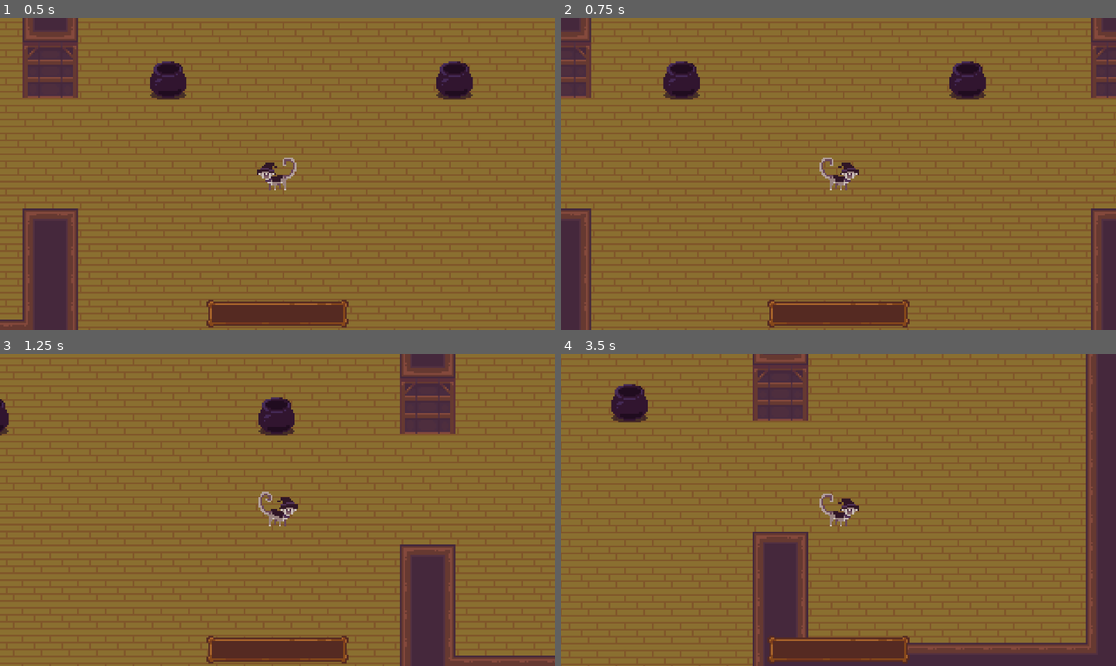
Above: before the commit, frames 1-4 (two rows, left to right).
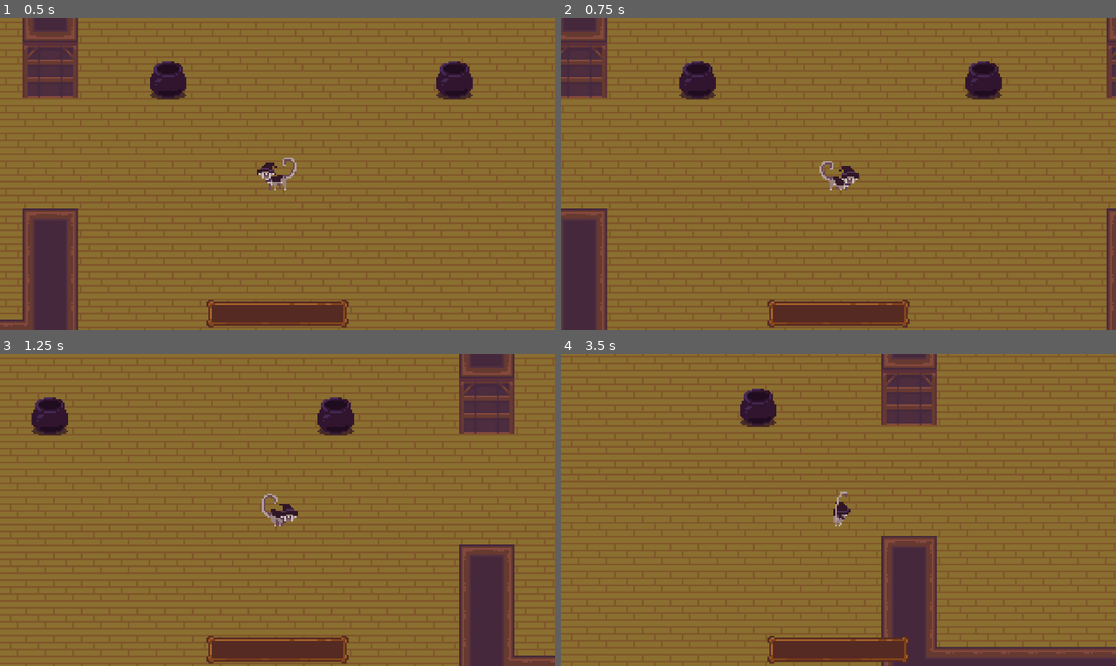
Above: after the commit, the same moments.

Repository: Tarnest/witch-cooking-game
Game: Godot game, scene res://Main/main.tscn
Same seed, same stepped clock (60 frames per second), same inputs: the game is played once before the commit and once after it.
Inputs:
- Up to frame 1 (0.5 s): no input
- Up to frame 2 (0.75 s): hold D (move_right) from 0.53 s (still down)
- Up to frame 3 (1.25 s): keep holding D (move_right)
- Up to frame 4 (3.5 s): release D (move_right) at 1.28 s; hold S (move_down) 1.28-2.03 s; hold D (move_right) 2.03-2.78 s; hold W (move_up) from 2.78 s (still down)

Frame 1 is identical in both runs. In frame 2, 12% of the frame differs, in the area x 0-100%, y 0-100%; in frame 3, 19%; in frame 4, 51%.

Commit message:
Running Animations Added and AnimationPlayer Implemented

Diff:
--- a/Main/main.tscn
+++ b/Main/main.tscn
@@ -312,7 +312,7 @@
 [node name="Player" parent="." instance=ExtResource("3_dwiu7")]
 position = Vector2(307, 220)
 collision_mask = 6
-speed = 150
+speed = 100
 
 [node name="Camera2D" type="Camera2D" parent="Player"]
 zoom = Vector2(6, 6)
--- a/Player/player.gd
+++ b/Player/player.gd
@@ -11,6 +11,7 @@
 @export var inventory: Inventory
 @onready var ray = $RayCast2D
 @onready var inventoryUI = $InventoryUI
+@onready var animation_player = $AnimationPlayer
 var current_state = state.IDLE
 var direction = Vector2.ZERO
 var last_direction = Vector2.LEFT
@@ -43,6 +44,7 @@
 func idle():
 	if Input.is_action_pressed("moving"):
 		change_state(state.MOVING)
+	play_animation("idle", last_direction)
 
 func moving():
 	if !Input.is_action_pressed("moving"):
@@ -64,6 +66,8 @@
 	elif direction.x == -1:
 		$Sprite2D.flip_h = false
 
+	play_animation("run", direction)
+
 	if direction != Vector2.ZERO:
 		last_direction = direction
 
@@ -71,3 +75,22 @@
 
 func pause():
 	velocity = Vector2.ZERO
+	play_animation("idle", last_direction)
+
+func play_animation(type, dir):
+	var animation: String
+	var up_right = Vector2(1, -1)
+	var up_left = Vector2(-1, -1)
+	var down_right = Vector2(1, 1)
+	var down_left = Vector2(-1, 1)
+	match dir:
+		Vector2.UP: animation = type + "_" + "north"
+		Vector2.DOWN: animation = type + "_" + "south"
+		Vector2.LEFT: animation = type + "_" + "west"
+		Vector2.RIGHT: animation = type + "_" + "west"
+		up_right: animation = type + "_" + "northwest"
+		up_left: animation = type + "_" + "northwest"
+		down_right: animation = type + "_" + "southwest"
+		down_left: animation = type + "_" + "southwest"
+
+	animation_player.play(animation)
--- a/Player/player.tscn
+++ b/Player/player.tscn
@@ -105,6 +105,91 @@
 "transitions": PackedFloat32Array(1),
 "update": 1,
 "values": [0]
+}
+
+[sub_resource type="Animation" id="Animation_lf0a8"]
+resource_name = "run_north"
+length = 0.8
+loop_mode = 1
+tracks/0/type = "value"
+tracks/0/imported = false
+tracks/0/enabled = true
+tracks/0/path = NodePath("Sprite2D:frame")
+tracks/0/interp = 1
+tracks/0/loop_wrap = true
+tracks/0/keys = {
+"times": PackedFloat32Array(0, 0.2, 0.3, 0.4, 0.6),
+"transitions": PackedFloat32Array(1, 1, 1, 1, 1),
+"update": 1,
+"values": [35, 36, 37, 38, 39]
+}
+
+[sub_resource type="Animation" id="Animation_s1erd"]
+resource_name = "run_west"
+length = 0.8
+loop_mode = 1
+tracks/0/type = "value"
+tracks/0/imported = false
+tracks/0/enabled = true
+tracks/0/path = NodePath("Sprite2D:frame")
+tracks/0/interp = 1
+tracks/0/loop_wrap = true
+tracks/0/keys = {
+"times": PackedFloat32Array(0, 0.2, 0.3, 0.4, 0.6),
+"transitions": PackedFloat32Array(1, 1, 1, 1, 1),
+"update": 1,
+"values": [20, 21, 22, 23, 24]
+}
+
+[sub_resource type="Animation" id="Animation_juc3g"]
+resource_name = "run_south"
+length = 0.8
+loop_mode = 1
+tracks/0/type = "value"
+tracks/0/imported = false
+tracks/0/enabled = true
+tracks/0/path = NodePath("Sprite2D:frame")
+tracks/0/interp = 1
+tracks/0/loop_wrap = true
+tracks/0/keys = {
+"times": PackedFloat32Array(0, 0.2, 0.3, 0.4, 0.6),
+"transitions": PackedFloat32Array(1, 1, 1, 1, 1),
+"update": 1,
+"values": [30, 31, 32, 33, 34]
+}
+
+[sub_resource type="Animation" id="Animation_fwbmq"]
+resource_name = "run_southwest"
+length = 0.8
+loop_mode = 1
+tracks/0/type = "value"
+tracks/0/imported = false
+tracks/0/enabled = true
+tracks/0/path = NodePath("Sprite2D:frame")
+tracks/0/interp = 1
+tracks/0/loop_wrap = true
+tracks/0/keys = {
+"times": PackedFloat32Array(0, 0.2, 0.3, 0.4, 0.6),
+"transitions": PackedFloat32Array(1, 1, 1, 1, 1),
+"update": 1,
+"values": [25, 26, 27, 28, 29]
+}
+
+[sub_resource type="Animation" id="Animation_ml2kt"]
+resource_name = "run_northwest"
+length = 0.8
+loop_mode = 1
+tracks/0/type = "value"
+tracks/0/imported = false
+tracks/0/enabled = true
+tracks/0/path = NodePath("Sprite2D:frame")
+tracks/0/interp = 1
+tracks/0/loop_wrap = true
+tracks/0/keys = {
+"times": PackedFloat32Array(0, 0.2, 0.3, 0.4, 0.6),
+"transitions": PackedFloat32Array(1, 1, 1, 1, 1),
+"update": 1,
+"values": [40, 41, 42, 43, 44]
 }
 
 [sub_resource type="AnimationLibrary" id="AnimationLibrary_xlmh5"]
@@ -114,7 +199,12 @@
 "idle_northwest": SubResource("Animation_l8vtl"),
 "idle_south": SubResource("Animation_13xqk"),
 "idle_southwest": SubResource("Animation_lpun7"),
-"idle_west": SubResource("Animation_mcpij")
+"idle_west": SubResource("Animation_mcpij"),
+"run_north": SubResource("Animation_lf0a8"),
+"run_northwest": SubResource("Animation_ml2kt"),
+"run_south": SubResource("Animation_juc3g"),
+"run_southwest": SubResource("Animation_fwbmq"),
+"run_west": SubResource("Animation_s1erd")
 }
 
 [sub_resource type="CapsuleShape2D" id="CapsuleShape2D_5t5ku"]
Not shown: 1 places in Player/player.tscn that only renumber resources
